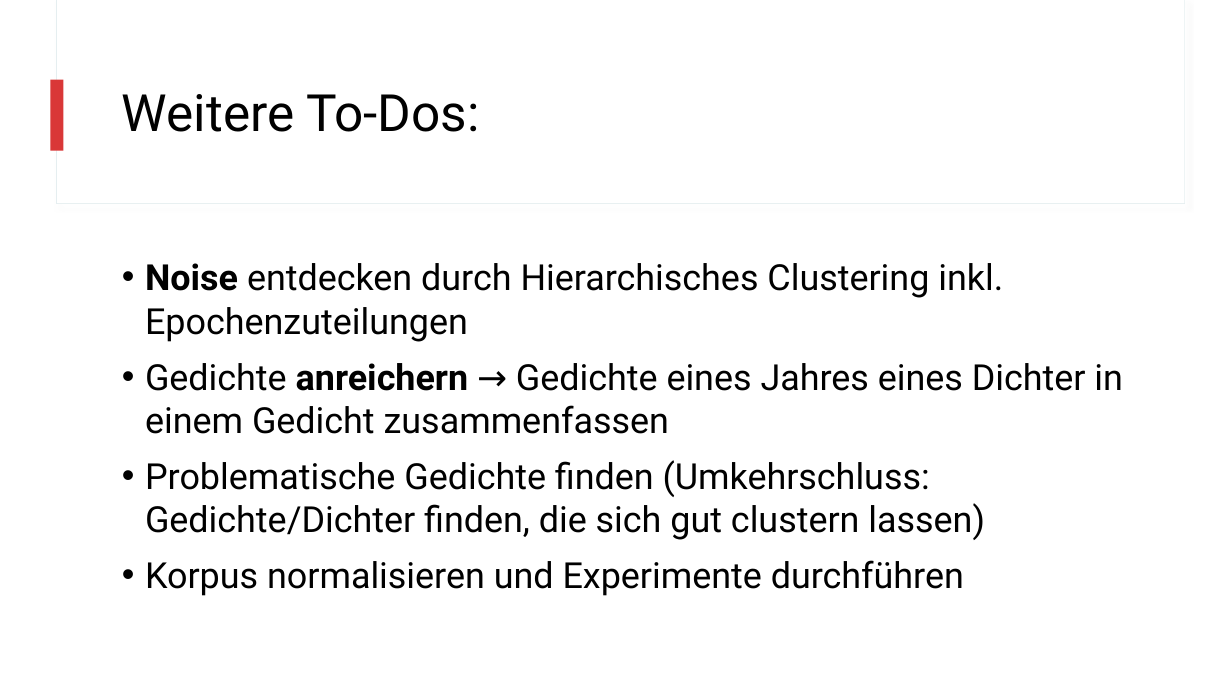
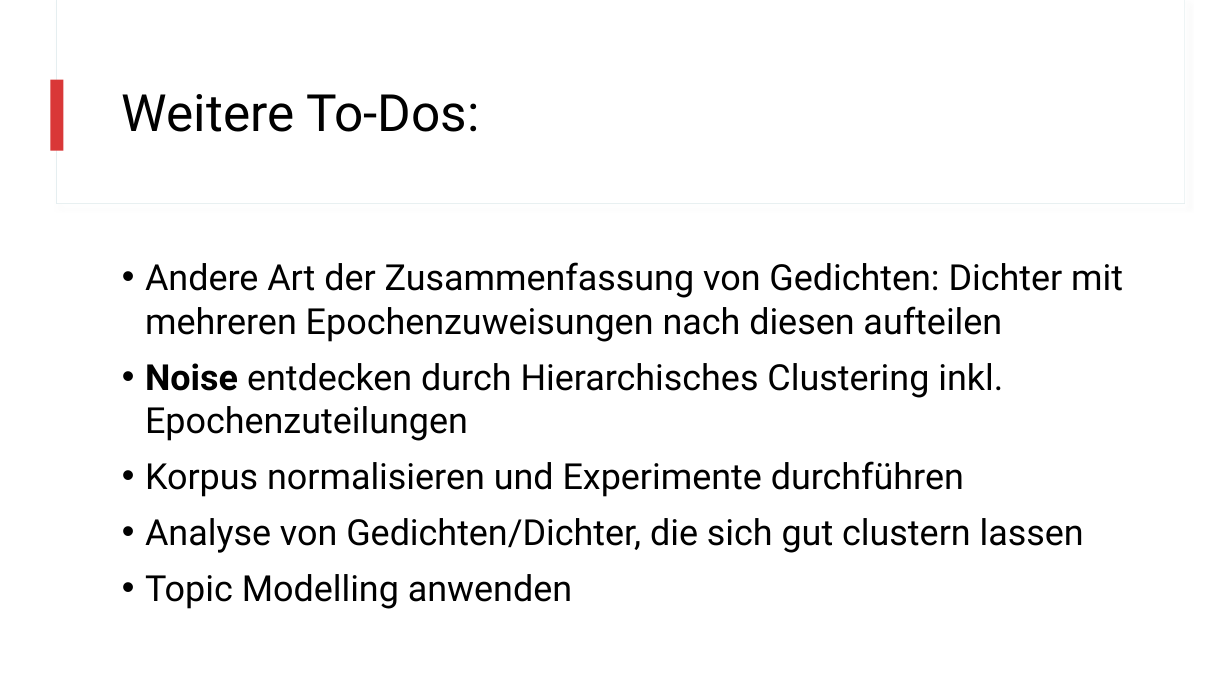
Before and after one commit to realjanpaulus/clusterpoems, a slide deck: slide 30 of presentation/clustering_presentation.pptx (slide 28 before the commit). Drawn at 1232x693 pixels with LibreOffice and Linux fonts; fonts in the diff are those of the drawing. Boxes give left, top, right and bottom in pixels: in the first picture for what was removed or moved away, otherwise in the second. Text is boxed around its words. In the diff, an @@ line names an element or a change of style, - is before the commit and + after.

```diff
--- a/presentation/clustering_presentation.pptx
+++ b/presentation/clustering_presentation.pptx
@@ text at (145,262,1123,342): paragraph added @@
+• Andere Art der Zusammenfassung von Gedichten: Dichter mit mehreren Epochenzuweisungen nach diesen aufteilen
@@ text at (145,363,1123,540): paragraphs removed @@
-• Gedichte anreichern → Gedichte eines Jahres eines Dichter in einem Gedicht zusammenfassen
-• Problematische Gedichte finden (Umkehrschluss: Gedichte/Dichter finden, die sich gut clustern lassen)
@@ text at (145,518,1084,609): paragraphs added @@
+• Analyse von Gedichten/Dichter, die sich gut clustern lassen
+• Topic Modelling anwenden
```
Also in this commit, not shown: 7 other slides changed, 4 slides added, 13 other files.
